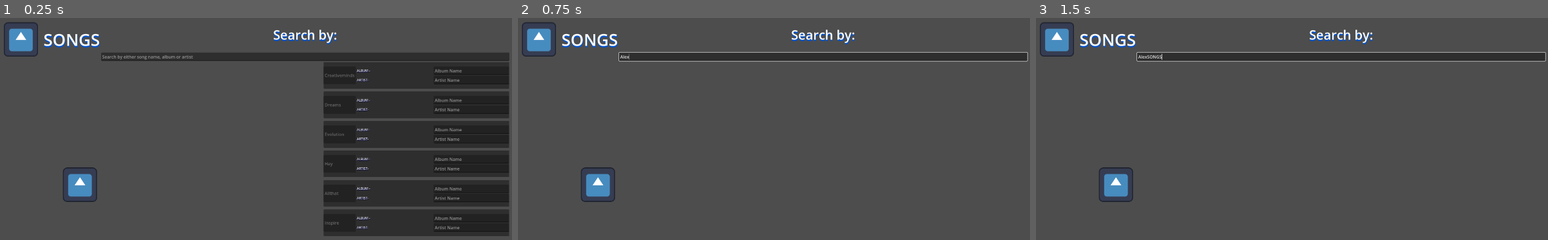
Above: before the commit, frames 1-3 (left to right).
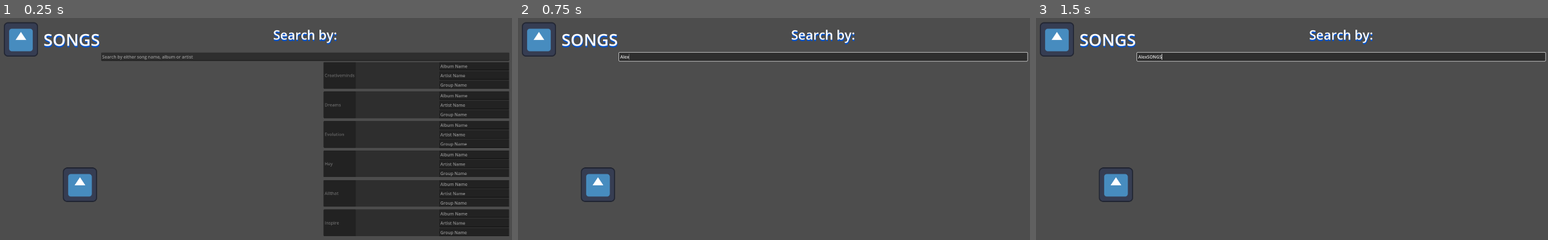
Above: after the commit, the same moments.

Repository: leon-fenzl/SongSelectionMenuRepo
Game: Godot game, scene res://title_screen.tscn
The game is run twice, just before and just after one commit, with the same random seed, the same clock (stepped at 60 frames per second) and the same inputs. The engine's default icon, where the game draws it, is replaced by a stand-in: a white triangle on a blue panel in a dark square.
Inputs (mouse positions are in pixels of both pictures, inside the frame that each line leads up to):
- Up to frame 1 (0.25 s): no input
- Up to frame 2 (0.75 s): click (825, 55) at 0.52 s; type "Alex" at 0.6 s
- Up to frame 3 (1.5 s): type "SONGS" at 1.25 s

The runs differ from the first frame. In frame 1, 1.5% of the frame differs, in the area x 69-100%, y 20-98%; in frame 2, nothing differs; in frame 3, nothing differs.

Commit message:
Update V6

Diff:
--- a/TestUI/Buttons/SongButton.tscn
+++ b/TestUI/Buttons/SongButton.tscn
@@ -10,36 +10,40 @@
 alignment = 0
 script = ExtResource("1_f05a2")
 
+[node name="Panel" type="Panel" parent="."]
+custom_minimum_size = Vector2i(120, 0)
+anchors_preset = -1
+anchor_right = 0.333
+anchor_bottom = 1.0
+offset_right = -119.88
+grow_vertical = 2
+
 [node name="HBoxContainer" type="HBoxContainer" parent="."]
-anchors_preset = 14
-anchor_top = 0.5
+anchors_preset = -1
+anchor_left = 0.5
 anchor_right = 1.0
-anchor_bottom = 0.5
-offset_top = -33.0
-offset_bottom = 33.0
+anchor_bottom = 1.005
+offset_left = -180.0
+offset_top = 17.0
+offset_bottom = -17.5
 grow_horizontal = 2
 grow_vertical = 2
 
-[node name="Panel" type="Panel" parent="HBoxContainer"]
-custom_minimum_size = Vector2i(120, 0)
-offset_right = 120.0
-offset_bottom = 66.0
-
 [node name="VBoxContainer" type="VBoxContainer" parent="HBoxContainer"]
-offset_left = 124.0
 offset_right = 360.0
-offset_bottom = 66.0
+offset_bottom = 101.0
 grow_horizontal = 2
 grow_vertical = 2
 size_flags_horizontal = 3
+alignment = 1
 
 [node name="HBoxContainer" type="HBoxContainer" parent="HBoxContainer/VBoxContainer"]
-offset_right = 236.0
+offset_right = 360.0
 offset_bottom = 31.0
 size_flags_vertical = 3
 
-[node name="AlbumName" type="Label" parent="HBoxContainer/VBoxContainer/HBoxContainer"]
-offset_right = 116.0
+[node name="AlbumLabel" type="Label" parent="HBoxContainer/VBoxContainer/HBoxContainer"]
+offset_right = 178.0
 offset_bottom = 31.0
 grow_horizontal = 2
 grow_vertical = 2
@@ -49,13 +53,12 @@
 theme_override_colors/font_shadow_color = Color(0, 0, 0.247059, 1)
 theme_override_constants/shadow_offset_y = 2
 theme_override_font_sizes/font_size = 12
-text = "Album -"
 vertical_alignment = 1
 uppercase = true
 
 [node name="LineEdit2" type="LineEdit" parent="HBoxContainer/VBoxContainer/HBoxContainer"]
-offset_left = 120.0
-offset_right = 236.0
+offset_left = 182.0
+offset_right = 360.0
 offset_bottom = 31.0
 grow_horizontal = 2
 grow_vertical = 2
@@ -65,12 +68,12 @@
 
 [node name="HBoxContainer2" type="HBoxContainer" parent="HBoxContainer/VBoxContainer"]
 offset_top = 35.0
-offset_right = 236.0
+offset_right = 360.0
 offset_bottom = 66.0
 size_flags_vertical = 3
 
-[node name="ArtistName" type="Label" parent="HBoxContainer/VBoxContainer/HBoxContainer2"]
-offset_right = 116.0
+[node name="ArtistLabel" type="Label" parent="HBoxContainer/VBoxContainer/HBoxContainer2"]
+offset_right = 178.0
 offset_bottom = 31.0
 grow_horizontal = 2
 grow_vertical = 2
@@ -80,14 +83,13 @@
 theme_override_colors/font_shadow_color = Color(0, 0, 0.247059, 1)
 theme_override_constants/shadow_offset_y = 2
 theme_override_font_sizes/font_size = 12
-text = "Artist-"
 vertical_alignment = 1
 clip_text = true
 uppercase = true
 
 [node name="LineEdit3" type="LineEdit" parent="HBoxContainer/VBoxContainer/HBoxContainer2"]
-offset_left = 120.0
-offset_right = 236.0
+offset_left = 182.0
+offset_right = 360.0
 offset_bottom = 31.0
 grow_horizontal = 2
 grow_vertical = 2
@@ -95,8 +97,40 @@
 placeholder_text = "Artist Name"
 clear_button_enabled = true
 
+[node name="HBoxContainer3" type="HBoxContainer" parent="HBoxContainer/VBoxContainer"]
+offset_top = 70.0
+offset_right = 360.0
+offset_bottom = 101.0
+size_flags_vertical = 3
+
+[node name="GroupLabel" type="Label" parent="HBoxContainer/VBoxContainer/HBoxContainer3"]
+offset_right = 178.0
+offset_bottom = 31.0
+grow_horizontal = 2
+grow_vertical = 2
+size_flags_horizontal = 3
+size_flags_vertical = 1
+theme_override_colors/font_color = Color(1, 1, 1, 1)
+theme_override_colors/font_shadow_color = Color(0, 0, 0.247059, 1)
+theme_override_constants/shadow_offset_y = 2
+theme_override_font_sizes/font_size = 12
+vertical_alignment = 1
+clip_text = true
+uppercase = true
+
+[node name="LineEdit4" type="LineEdit" parent="HBoxContainer/VBoxContainer/HBoxContainer3"]
+offset_left = 182.0
+offset_right = 360.0
+offset_bottom = 31.0
+grow_horizontal = 2
+grow_vertical = 2
+size_flags_horizontal = 3
+placeholder_text = "Group Name"
+clear_button_enabled = true
+
 [connection signal="button_down" from="." to="." method="_on_custom_base_song_button_button_down"]
 [connection signal="mouse_entered" from="." to="." method="_on_custom_base_song_button_mouse_entered"]
 [connection signal="mouse_exited" from="." to="." method="_on_custom_base_song_button_mouse_exited"]
 [connection signal="text_submitted" from="HBoxContainer/VBoxContainer/HBoxContainer/LineEdit2" to="." method="_on_line_edit_2_text_submitted"]
 [connection signal="text_submitted" from="HBoxContainer/VBoxContainer/HBoxContainer2/LineEdit3" to="." method="_on_line_edit_3_text_submitted"]
+[connection signal="text_submitted" from="HBoxContainer/VBoxContainer/HBoxContainer3/LineEdit4" to="." method="_on_line_edit_4_text_submitted"]
--- a/TestUI/Scripts/ButtonsBehaviours/SongButtonBehaviour.gd
+++ b/TestUI/Scripts/ButtonsBehaviours/SongButtonBehaviour.gd
@@ -4,9 +4,12 @@
 @onready var songArray:Array
 @onready var aSPlayer:AudioStreamPlayer
 @onready var currentStream = AudioStream
-@onready var album=$HBoxContainer/VBoxContainer/HBoxContainer/AlbumName
-
-@onready var artist=$HBoxContainer/VBoxContainer/HBoxContainer2/ArtistName
+@onready var album = $HBoxContainer/VBoxContainer/HBoxContainer/AlbumLabel
+@onready var albumName:String
+@onready var artist = $HBoxContainer/VBoxContainer/HBoxContainer2/ArtistLabel
+@onready var artistName:String
+@onready var group = $HBoxContainer/VBoxContainer/HBoxContainer3/GroupLabel
+@onready var groupName:String
 func _on_custom_base_song_button_button_down():
 	SetValues()
 	aSPlayer.playing = true
@@ -20,8 +23,12 @@
 	custom_minimum_size = Vector2(custom_minimum_size.x,120)
 func _on_custom_base_song_button_mouse_exited():
 	custom_minimum_size = Vector2(custom_minimum_size.x,100.0)
-
 func _on_line_edit_2_text_submitted(new_text):
 	album.text = new_text
+	albumName = album.text
 func _on_line_edit_3_text_submitted(new_text):
 	artist.text = new_text
+	artistName = artist.text
+func _on_line_edit_4_text_submitted(new_text):
+	group.text = new_text
+	groupName = group.text
--- a/TestUI/Scripts/GManager.gd
+++ b/TestUI/Scripts/GManager.gd
@@ -4,9 +4,10 @@
 @onready var buttonObject ="res://Buttons/SongButton.tscn"
 @onready var buttonsArray = []
 @onready var searchMatches = []
+@onready var vbcBttHolder = get_node("Menu/HBC_Divider/ScrollContainer/VBC_Buttons")
 func _ready():
 	CreateSongsArray(songsFolderPath)
-	SpawnButtons(songSArray)
+	SpawnButtons()
 	FeedEachButton()
 
 func _input(_event):
@@ -23,15 +24,15 @@
 		elif !songFile.begins_with(".") and !songFile.ends_with(".import"):
 			songSArray.append(songFile)
 	dir.list_dir_end()
-	return songSArray
+#	return songSArray
 
-func SpawnButtons(refArray:Array):
+func SpawnButtons():
 	var object = load(buttonObject)
-	for index in refArray:
+	for i in songSArray:
 		var bObj = object.instantiate()
 		buttonsArray.append(bObj)
-		$Menu/HBC_Divider/ScrollContainer/VBC_Buttons.add_child(bObj)
-	return buttonsArray
+		vbcBttHolder.add_child(bObj)
+#	return buttonsArray
 
 func FeedEachButton():
 	for i in buttonsArray.size():
@@ -51,10 +52,11 @@
 			i.show()
 		return
 	for i in buttonsArray:
-		if new_text in i.text.to_lower():
+		if(new_text in i.text.to_lower()
+		|| new_text in i.album.text.to_lower()
+		|| new_text in i.artist.text.to_lower()
+		|| new_text in i.group.text.to_lower()):
 			searchMatches.append(i)
-		if i in searchMatches:
-			i.show()
-		else:
-			i.hide()
+		if i in searchMatches:i.show()
+		else:i.hide()
 	searchMatches.clear()
